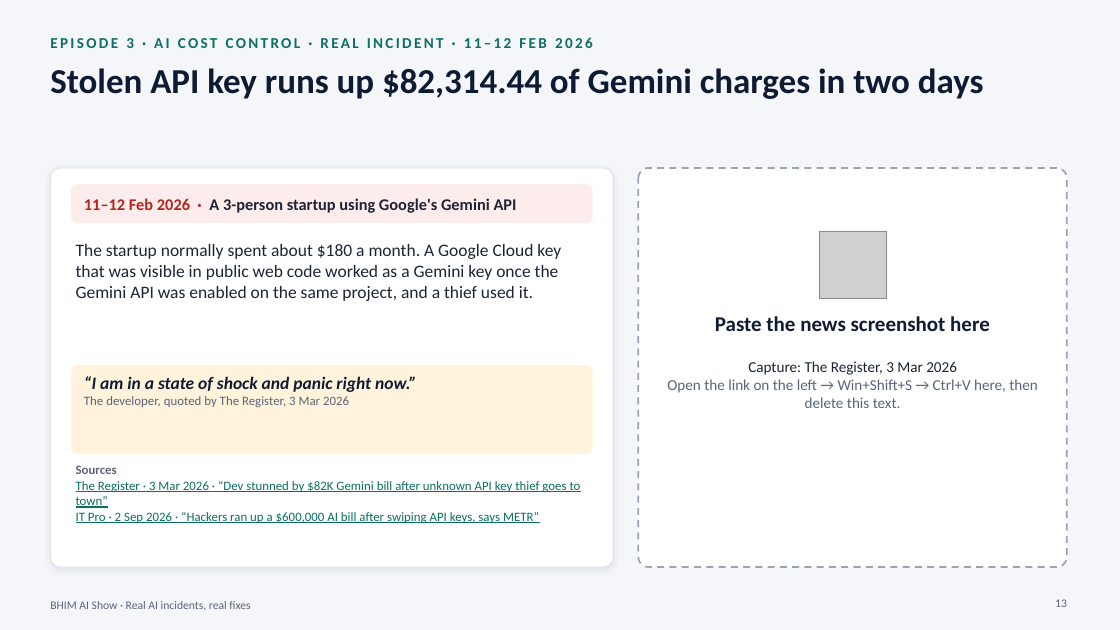
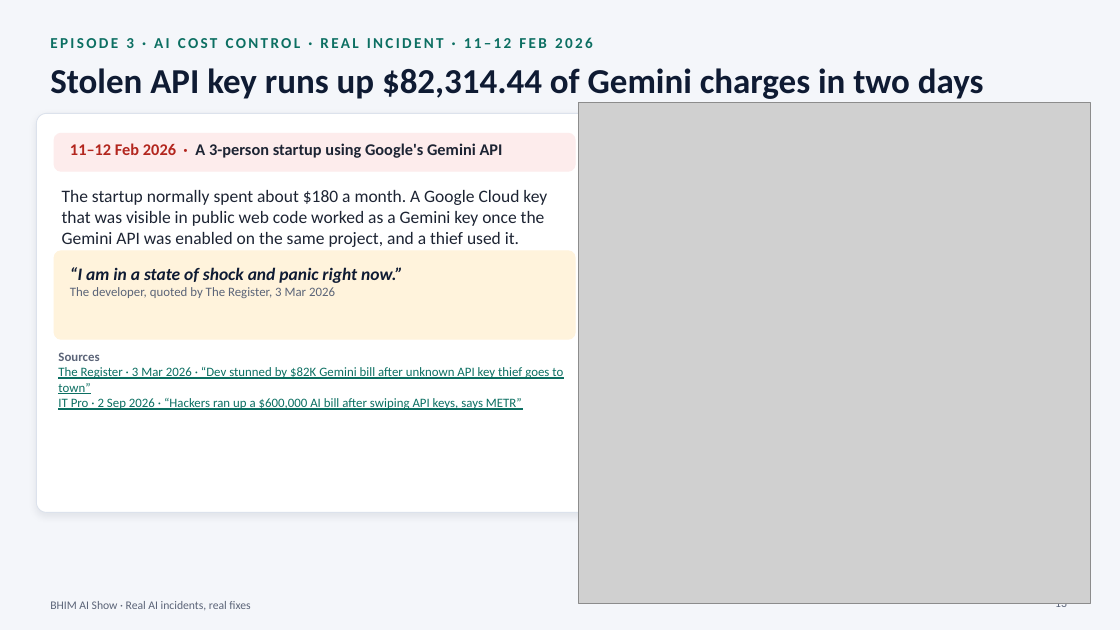
Before and after one commit to soumik948/AI_Training, a slide deck: slide 13 of BHIM_Training_Kit/BHIM_AI_Training.pptx. Drawn at 1120x630 pixels with LibreOffice and Linux fonts; fonts in the diff are those of the drawing; grey boxes stand for pictures. Boxes give left, top, right and bottom in pixels: in the first picture for what was removed or moved away, otherwise in the second. Text is boxed around its words. In the diff, an @@ line names an element or a change of style, - is before the commit and + after.

```diff
--- a/BHIM_Training_Kit/BHIM_AI_Training.pptx
+++ b/BHIM_Training_Kit/BHIM_AI_Training.pptx
@@ 2 texts, 1 rounded rectangle: place and size @@
-2 texts, 1 rounded rectangle at (50,168,613,567)
+2 texts, 1 rounded rectangle at (36,113,599,513)
@@ picture added at (579,103,1091,604) @@
@@ rounded rectangle: place and size @@
-rounded rectangle at (71,185,592,223)
+rounded rectangle at (55,134,576,171)
@@ rounded rectangle removed at (639,168,1067,567) @@
@@ picture removed at (819,231,886,298) @@
@@ rounded rectangle: place and size @@
-rounded rectangle at (71,365,592,454)
+rounded rectangle at (55,251,576,339)
@@ text "“I am in a state ...": place and size @@
-text "“I am in a state ..." at (84,376,417,407)
+text "“I am in a state ..." at (70,267,403,298)
@@ text removed at (715,316,990,331) @@
-Paste the news screenshot here
@@ text "Sources": place and size @@
-text "Sources" at (76,465,581,524)
+text "Sources" at (58,352,563,410)
@@ text removed at (667,361,1038,408) @@
-Capture: The Register, 3 Mar 2026
-Open the link on the left → Win+Shift+S → Ctrl+V here, then delete this text.
```
Also in this commit, not shown: 13 other slides changed.
